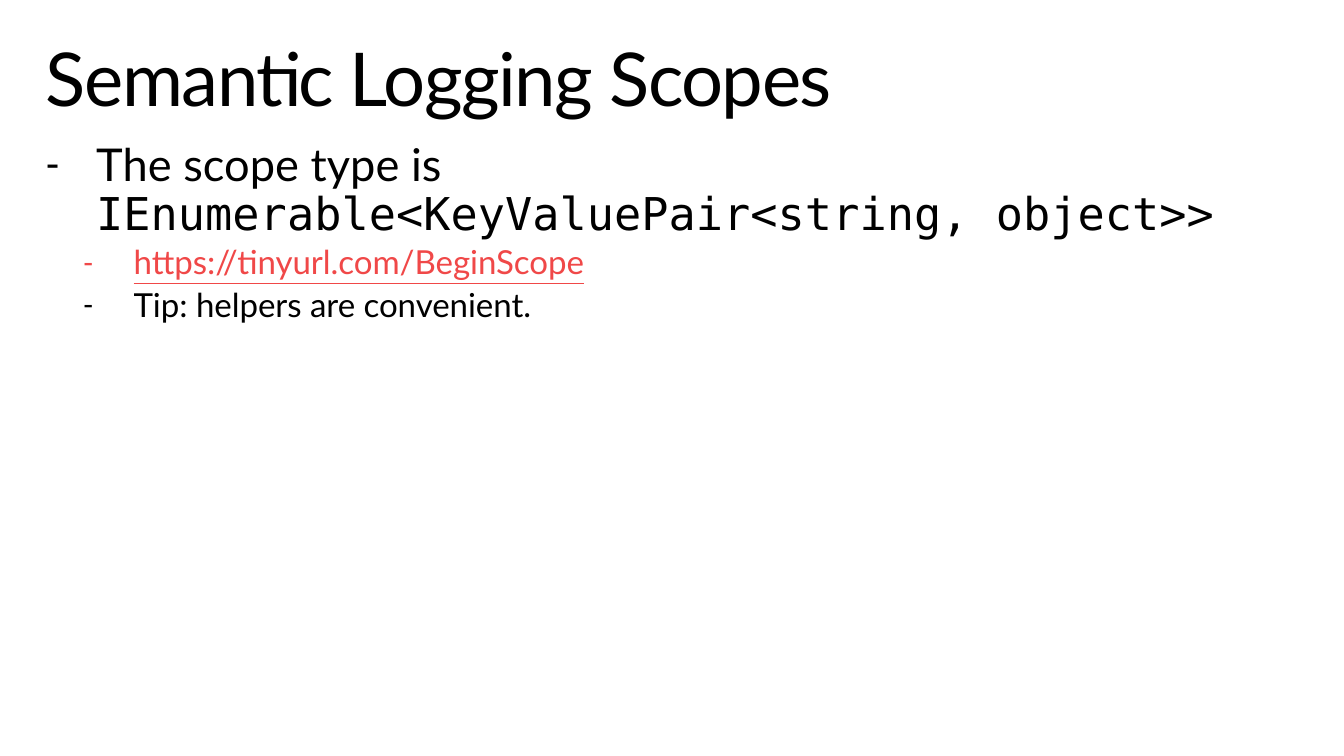
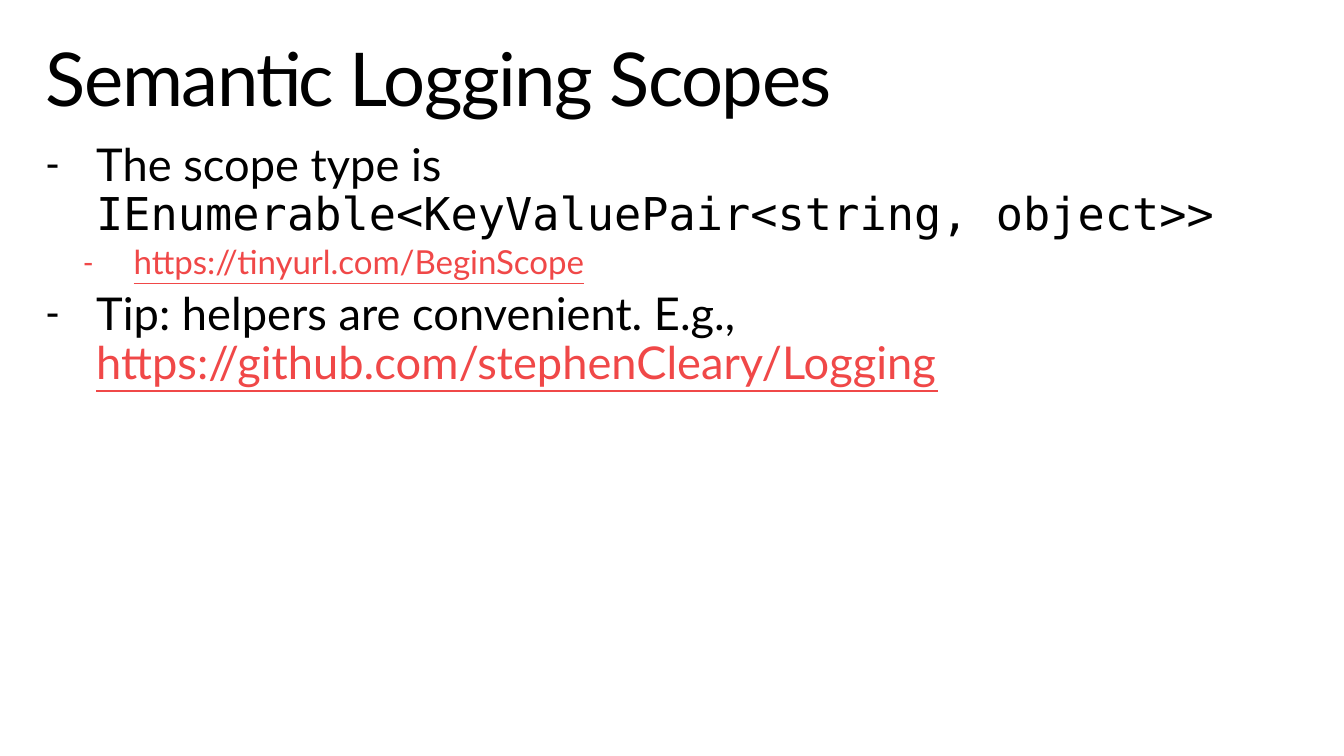
Before and after one commit to StephenCleary/Presentations, a slide deck: slide 21 of Telemetry/Logging Hero.pptx. Drawn at 1344x756 pixels with LibreOffice and Linux fonts; fonts in the diff are those of the drawing; background and template pictures are left out. Boxes give left, top, right and bottom in pixels: in the first picture for what was removed or moved away, otherwise in the second. Text is boxed around its words. In the diff, an @@ line names an element or a change of style, - is before the commit and + after.

Commit message:
Final talk updates.

```diff
--- a/Telemetry/Logging Hero.pptx
+++ b/Telemetry/Logging Hero.pptx
@@ text at [96, 296, 936, 387]: text changed; size 23.5 to 32.4 pt; text colour #000000 to #F04848 @@
-  – Tip: helpers are convenient.
+– Tip: helpers are convenient. E.g., https://github.com/stephenCleary/Logging
```
Also in this commit, not shown: 2 other slides changed, 2 slides added.
